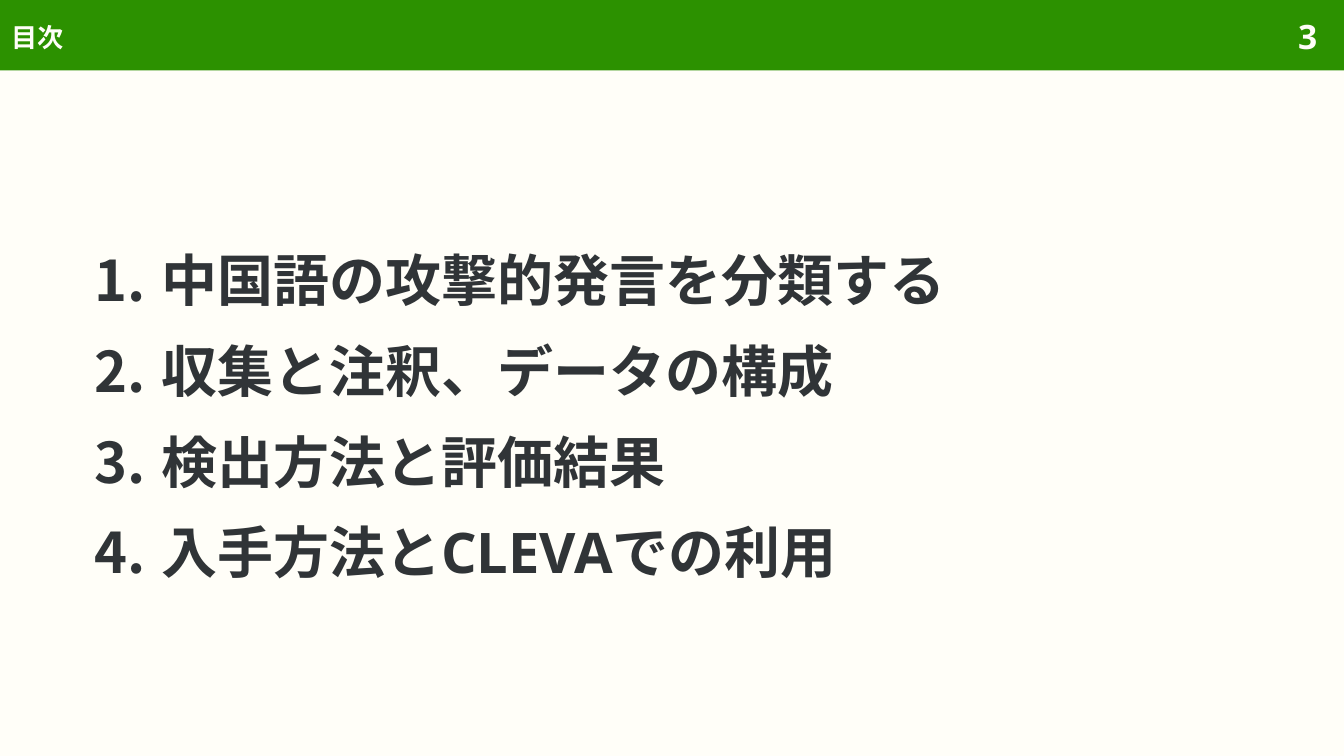
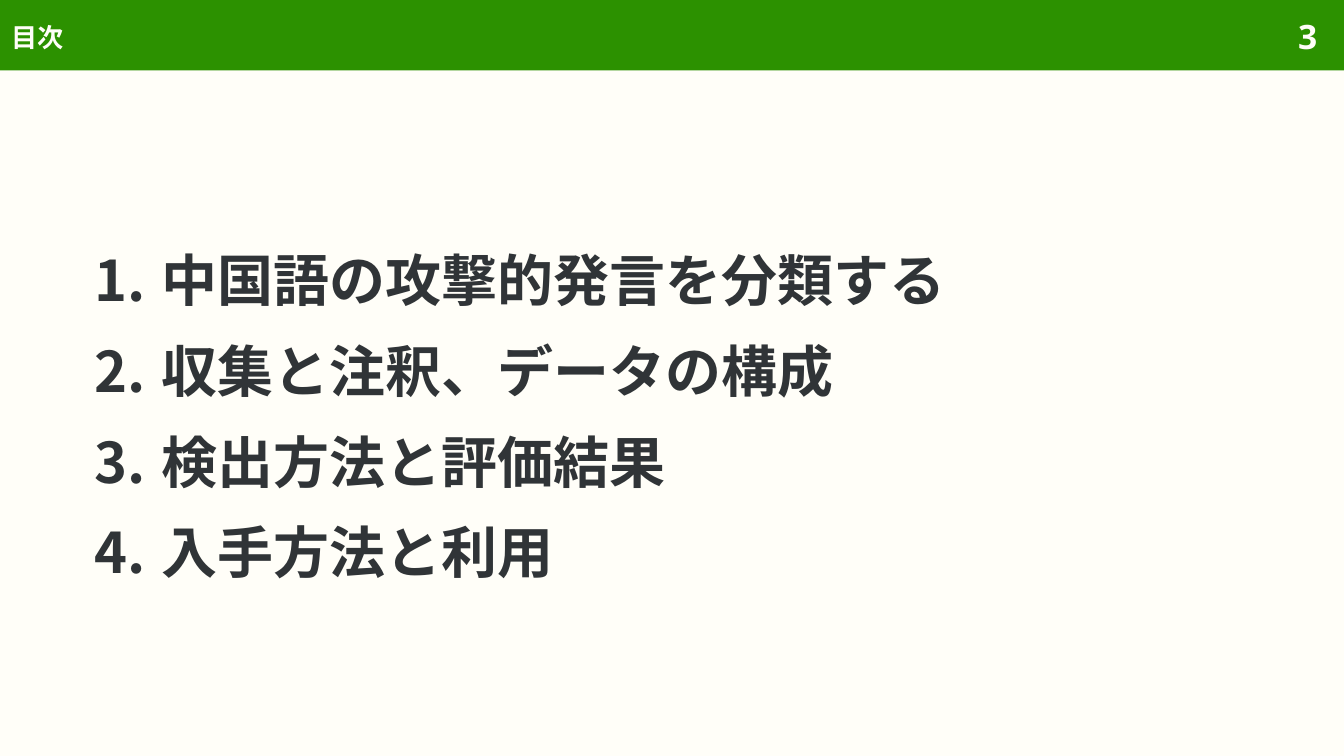
Before and after one commit to sasakiy84/datasets-in-10-minutes, a slide deck: slide 3 of slides/datasets-in-10-minutes-cold.pptx. Drawn at 1344x756 pixels with LibreOffice and Linux fonts; fonts in the diff are those of the drawing. Boxes give left, top, right and bottom in pixels: in the first picture for what was removed or moved away, otherwise in the second. Text is boxed around its words. In the diff, an @@ line names an element or a change of style, - is before the commit and + after.

```diff
--- a/slides/datasets-in-10-minutes-cold.pptx
+++ b/slides/datasets-in-10-minutes-cold.pptx
@@ text at (161,525,553,579): text changed @@
-4. 入手方法とCLEVAでの利用
+4. 入手方法と利用
```
Also in this commit, not shown: 5 other slides changed, 2 slides removed, 53 other files.
